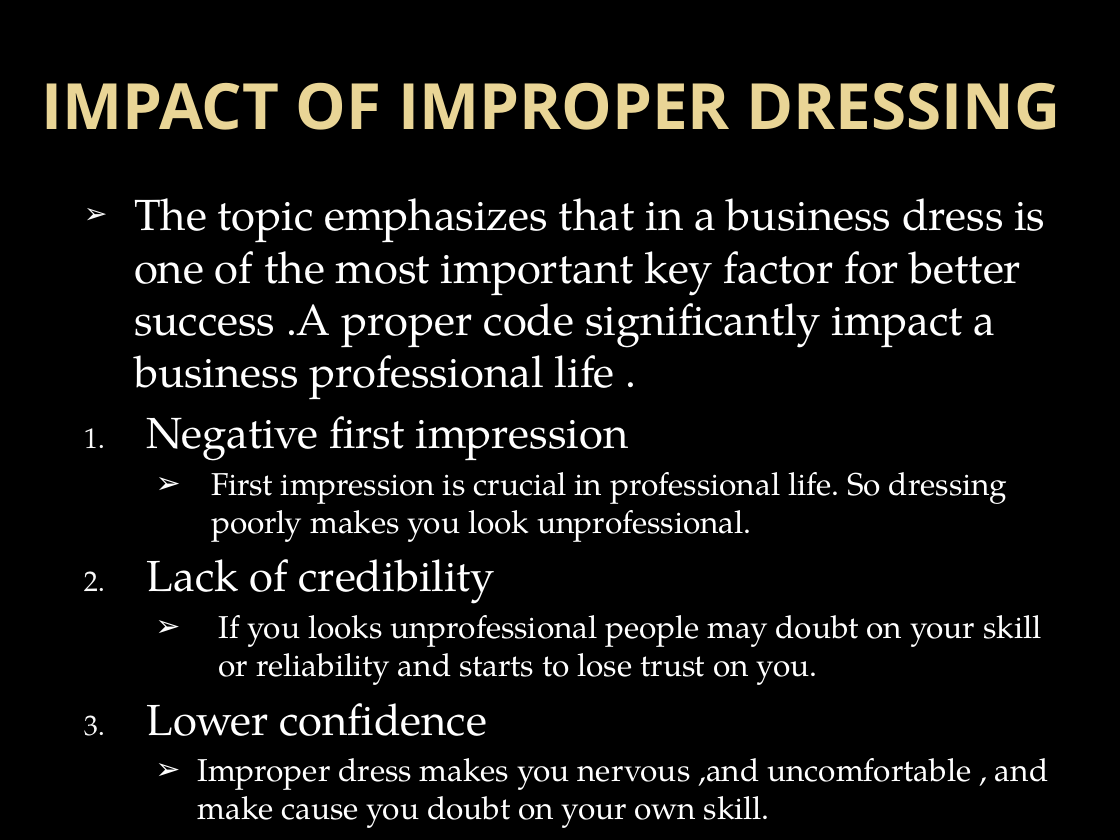
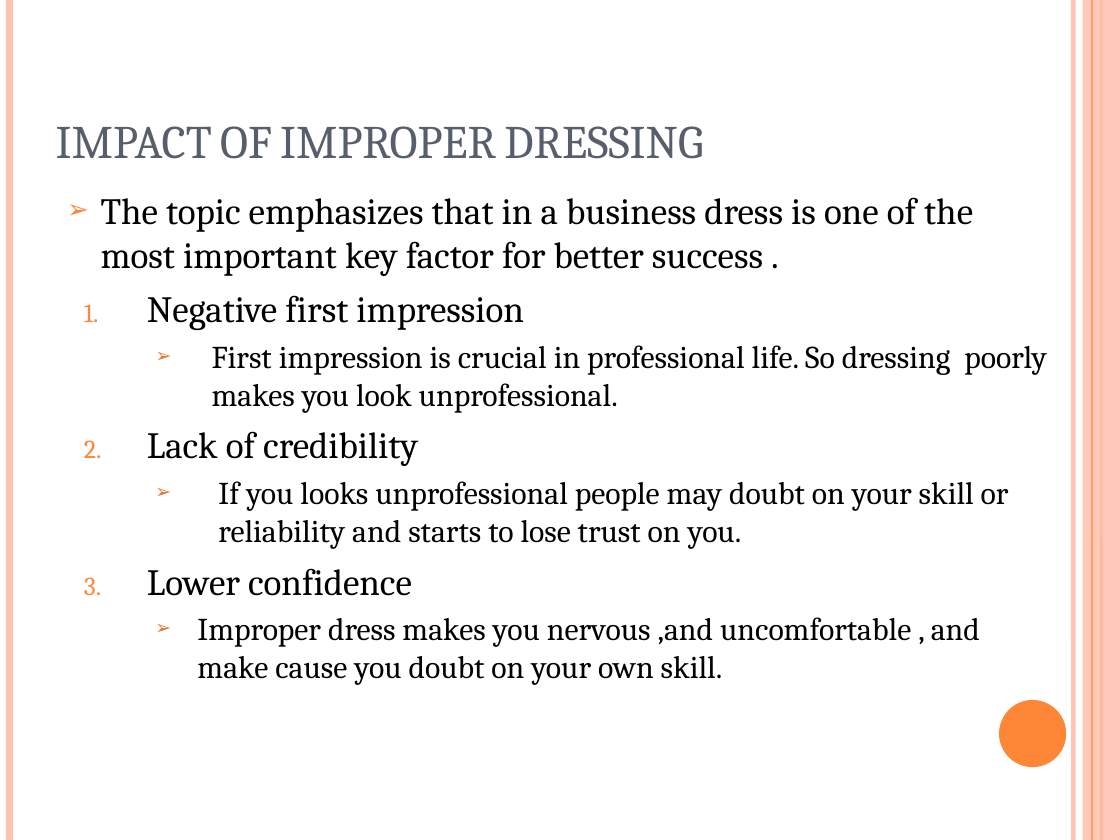
Before and after one commit to itsmeankeet/business-PPTX, a slide deck: slide 9 of dressEthics.pptx (slide 11 before the commit). Drawn at 1120x840 pixels with LibreOffice and Linux fonts; fonts in the diff are those of the drawing; background and template pictures are left out. Boxes give left, top, right and bottom in pixels: in the first picture for what was removed or moved away, otherwise in the second. Text is boxed around its words. In the diff, an @@ line names an element or a change of style, - is before the commit and + after.

```diff
--- a/dressEthics.pptx
+++ b/dressEthics.pptx
@@ background picture (left out) to #FFFFFF @@
@@ line added from (9, 0) to (9, 840), #FEC3AE 4.5 pt @@
@@ line added from (1073, 0) to (1073, 840), #FEC3AE 3 pt @@
@@ rectangle added at <box>1083,0,1120,840</box>, fill #FEC3AE at 87% opacity @@
@@ line added from (1092, 0) to (1092, 840), #FE8637 0.75 pt @@
@@ line added from (1101, 0) to (1101, 840), #FE8637 1.5 pt @@
@@ title "IMPACT OF IMPROPER DRESSING": place and size @@
-title "IMPACT OF IMPROPER DRESSING" at <box>41,82,1061,130</box>
+title "IMPACT OF IMPROPER DRESSING" at <box>56,126,703,159</box>
@@ title "IMPACT OF IMPROPER DRESSING" at <box>56,126,703,159</box>: size 41 to 30 pt, font Open Sans to Cambria, text colour gradient #EAD696 to #E7D081 to #575F6D, bold off, small capitals on; alignment centre to left; vertical alignment middle to bottom @@
@@ text at <box>101,197,973,276</box>: text changed; size 28 to 23.8 pt; font TeX Gyre Pagella to Cambria; text colour #FFFFFF to #000000 @@
-➢ The topic emphasizes that in a business dress is one of the most important key factor for better success .A proper code significantly impact a business professional life .
+➢ The topic emphasizes that in a business dress is one of the most important key factor for better success .
@@ text at <box>147,295,1047,685</box>: size 28 to 23.8 pt in "Negative first impression", "Lack of credibility", "Lower confidence"; font TeX Gyre Pagella to Cambria, text colour #FFFFFF to #000000 in "Negative first impression", "First impression is crucial in professional life. ...", "Lack of credibility", "If you looks unprofessional people may doubt ..." and 2 more places; size 20.3 to 20.4 pt in "First impression is crucial in professional life. ...", "If you looks unprofessional people may doubt ...", "Improper dress makes you nervous ,and uncomfortable ..."; bullet colour #F9F9F9 to #FE8637; bullet colour #FFFFFF to #E07631 @@
@@ ellipse added at <box>999,700,1066,767</box>, fill #FE8637 @@
```
Also in this commit, not shown: 10 other slides changed, 2 slides removed.
